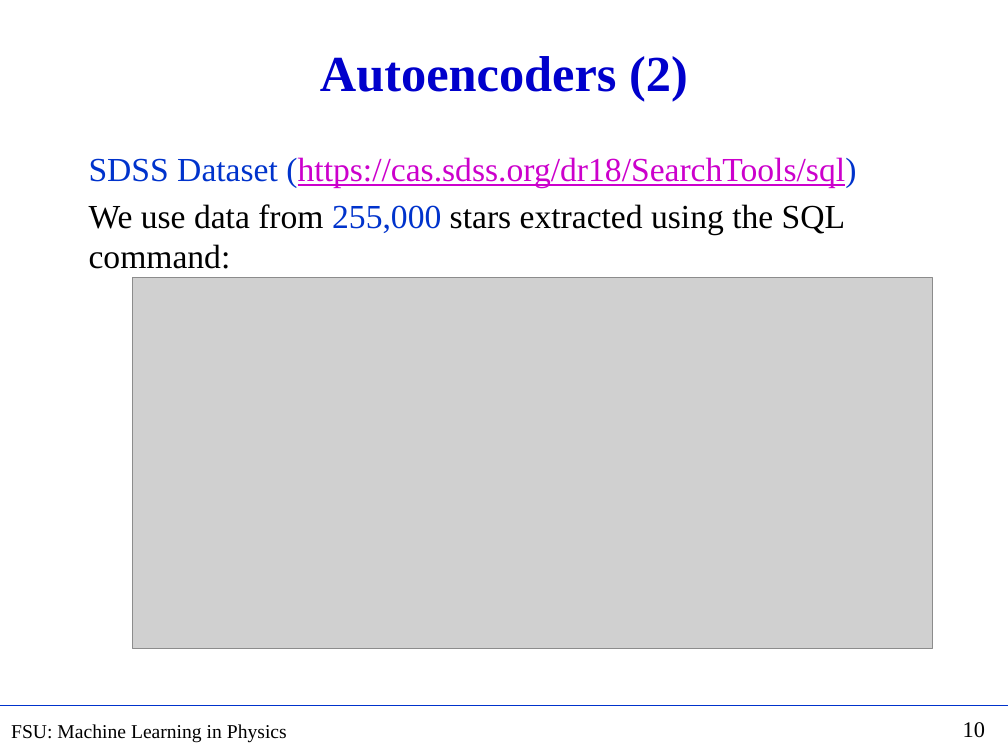
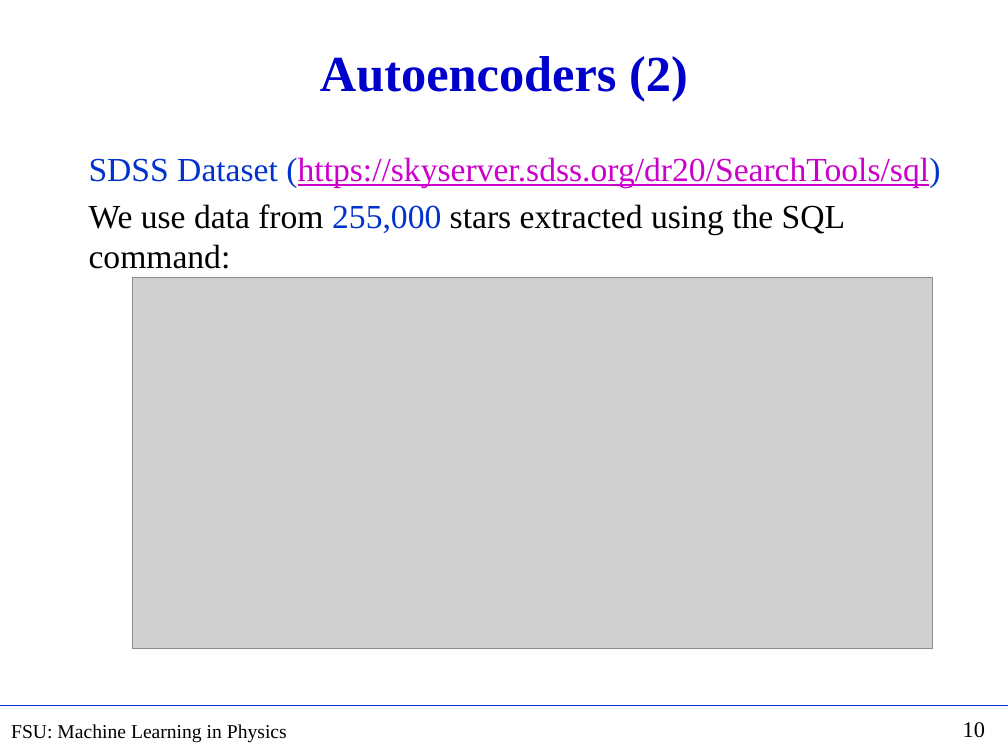
Before and after one commit to hbprosper/mlinphysics, a slide deck: slide 10 of Lectures/05.AE/Lecture_AE.pptx. Drawn at 1008x756 pixels with LibreOffice and Linux fonts; fonts in the diff are those of the drawing; grey boxes stand for pictures. Boxes give left, top, right and bottom in pixels: in the first picture for what was removed or moved away, otherwise in the second. Text is boxed around its words. In the diff, an @@ line names an element or a change of style, - is before the commit and + after.

```diff
--- a/Lectures/05.AE/Lecture_AE.pptx
+++ b/Lectures/05.AE/Lecture_AE.pptx
@@ text at (x1=89, y1=157, x2=940, y2=188): text changed @@
-SDSS Dataset (https://cas.sdss.org/dr18/SearchTools/sql)
+SDSS Dataset (https://skyserver.sdss.org/dr20/SearchTools/sql)
```
Also in this commit, not shown: 7 other slides changed, 2 other files.
